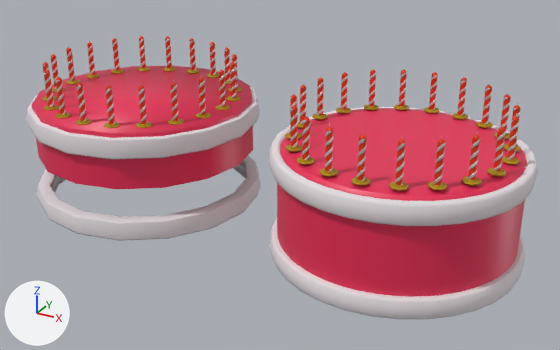
What one commit did to the glTF model assets/cake.glb.
Camera for both pictures: a 50 mm camera at (4.39, -5.41, 2.7) aimed at (1.42, 0.01, -0.01). The lights are fixed; the arrows at lower left show +X, +Y and +Z. Where no turn or scale is listed for an object, it has been applied to the vertices.
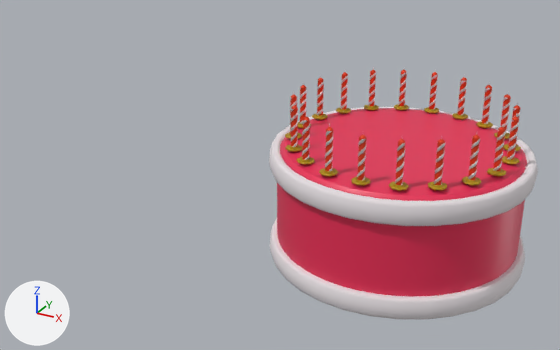
The newer file is also turned or shifted as a whole; pictures and numbers use the older file's frame.

Changed parts and their boxes (x1, y1, x2, y2) in the pictures (560 x 350 px):
'Cylinder', deleted (red): before (32, 66, 253, 189)
'Cylinder.004', deleted: before (36, 156, 261, 241)
'Cylinder.001', deleted: before (26, 87, 260, 160)
'Kaars.001_0.004', deleted: before (42, 34, 242, 129)
    faces in mat_kaars1_004 (orange #e1380a): (43, 36, 238, 124)
    faces in mat_randje_004 (light grey #dedede): (43, 34, 238, 124)
    faces in mat_voetje_004 (yellow #b48f00): (42, 67, 242, 129)

The edits, one by one:
Object 'Cylinder' (ob_cylinder) is deleted.
Object 'Kaars.001_0.004' (ob_kaars_001_0_004) is deleted.
Object 'Cylinder.001' (ob_cylinder_001) is deleted.
Object 'Cylinder.004' (ob_cylinder_004) is deleted.
